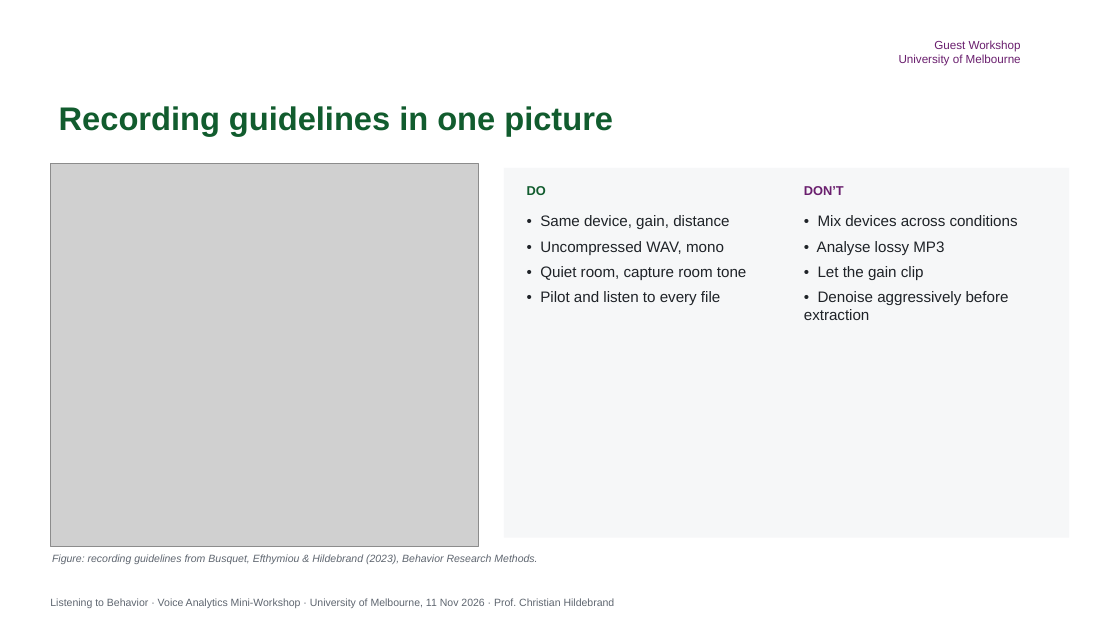
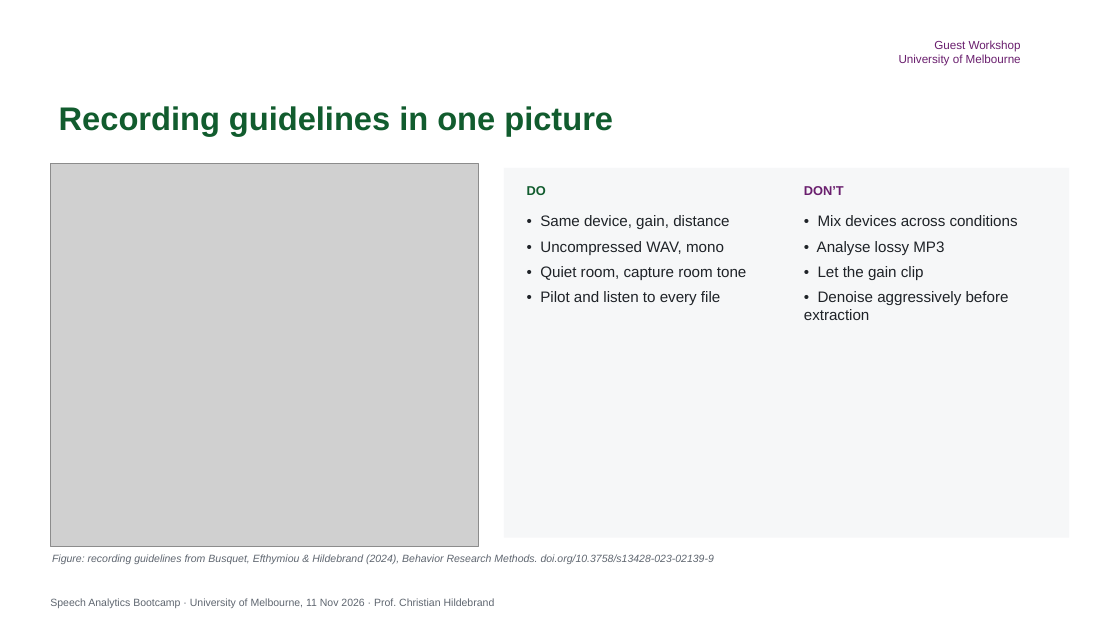
Before and after one commit to childebrand/Melbourne-Voice-2026, a slide deck: slide 19 of docs/slides/Melbourne_VoiceAnalytics_Slides.pptx. Drawn at 1120x630 pixels with LibreOffice and Linux fonts; fonts in the diff are those of the drawing; grey boxes stand for pictures; background and template pictures are left out. Boxes give left, top, right and bottom in pixels: in the first picture for what was removed or moved away, otherwise in the second. Text is boxed around its words. In the diff, an @@ line names an element or a change of style, - is before the commit and + after.

```diff
--- a/docs/slides/Melbourne_VoiceAnalytics_Slides.pptx
+++ b/docs/slides/Melbourne_VoiceAnalytics_Slides.pptx
@@ text at (52, 554, 714, 564): text changed @@
-Figure: recording guidelines from Busquet, Efthymiou & Hildebrand (2023), Behavior Research Methods.
+Figure: recording guidelines from Busquet, Efthymiou & Hildebrand (2024), Behavior Research Methods. doi.org/10.3758/s13428-023-02139-9
@@ text at (50, 598, 495, 608): text changed @@
-Listening to Behavior · Voice Analytics Mini-Workshop · University of Melbourne, 11 Nov 2026 · Prof. Christian Hildebrand
+Speech Analytics Bootcamp · University of Melbourne, 11 Nov 2026 · Prof. Christian Hildebrand
```
Also in this commit, not shown: 29 other slides changed, 1 other file.
